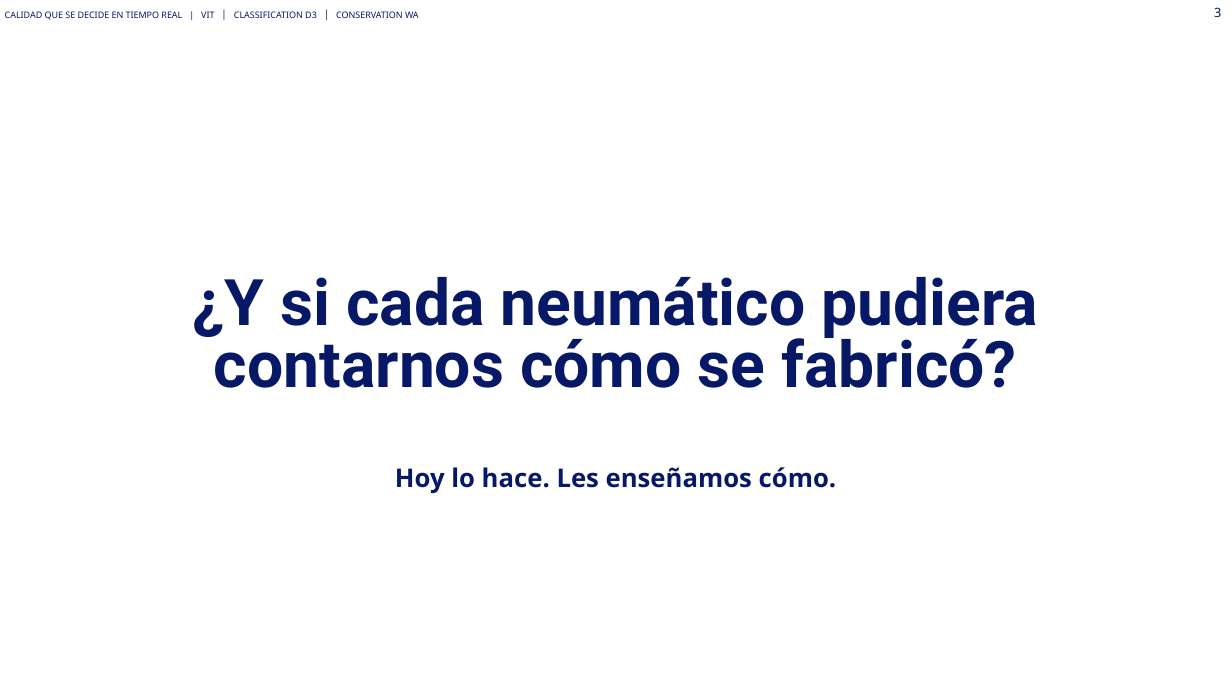
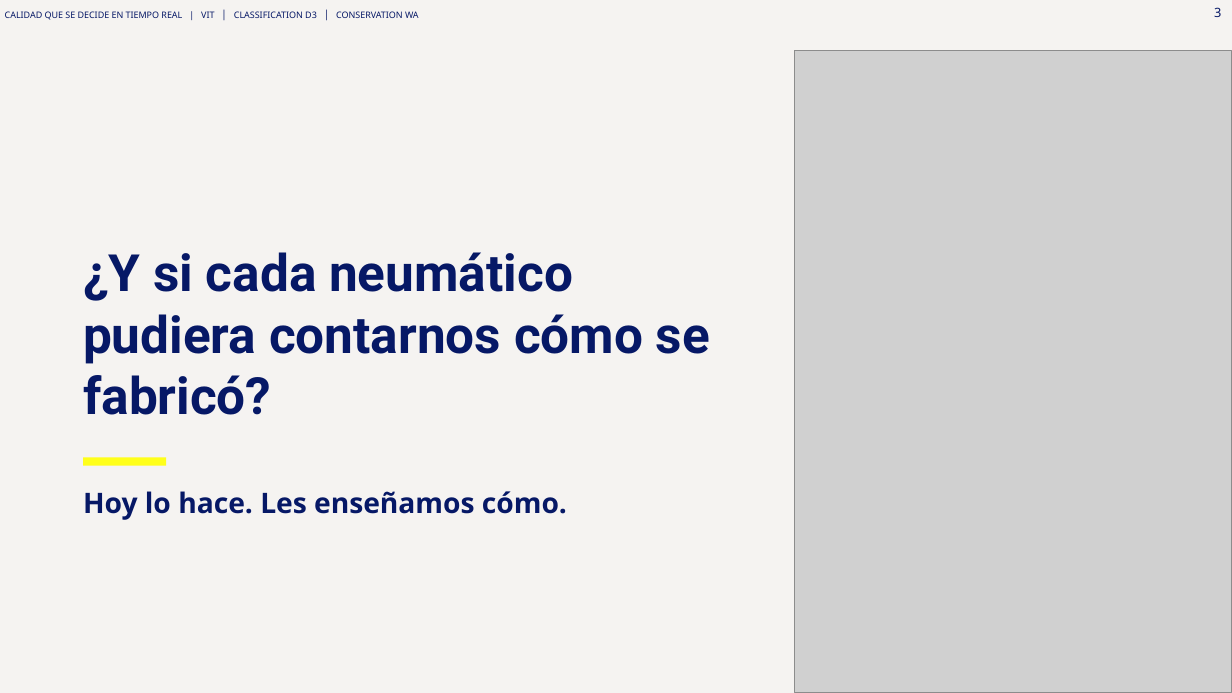
Before and after one commit to Asierenux/blank-app, a slide deck: slide 3 of presentaciones/Michelin_Hyundai_Fabricacion_Digital_ES_plantilla2026.pptx. Drawn at 1232x693 pixels with LibreOffice and Linux fonts; fonts in the diff are those of the drawing; grey boxes stand for pictures; background and template pictures are left out. Boxes give left, top, right and bottom in pixels: in the first picture for what was removed or moved away, otherwise in the second. Text is boxed around its words. In the diff, an @@ line names an element or a change of style, - is before the commit and + after.

```diff
--- a/presentaciones/Michelin_Hyundai_Fabricacion_Digital_ES_plantilla2026.pptx
+++ b/presentaciones/Michelin_Hyundai_Fabricacion_Digital_ES_plantilla2026.pptx
@@ background picture (left out) to #F5F3F1 @@
@@ picture added at [795,51,1232,693] @@
@@ text "¿Y si cada neumático pudiera ...": place and size @@
-text "¿Y si cada neumático pudiera ..." at [193,277,1038,388]
+text "¿Y si cada neumático pudiera ..." at [83,252,710,415]
@@ text "¿Y si cada neumático pudiera ..." at [83,252,710,415]: size 50 to 40 pt; alignment centre to left; line spacing 0.8 to 1; more space between paragraphs; vertical alignment middle to bottom @@
@@ rectangle added at [83,457,166,466], fill #FFFF1A @@
@@ text "Hoy lo hace. Les enseñamos ...": place and size @@
-text "Hoy lo hace. Les enseñamos ..." at [395,467,837,493]
+text "Hoy lo hace. Les enseñamos ..." at [83,491,567,520]
@@ text "Hoy lo hace. Les enseñamos ..." at [83,491,567,520]: size 20 to 22 pt; alignment centre to left @@
```
Also in this commit, not shown: 1 other slide changed, 1 other file.
